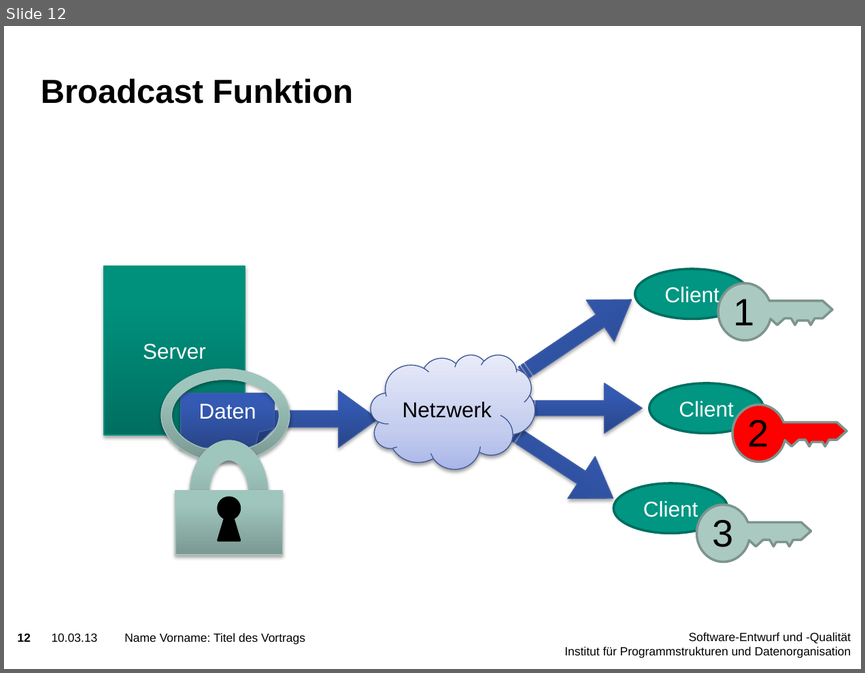
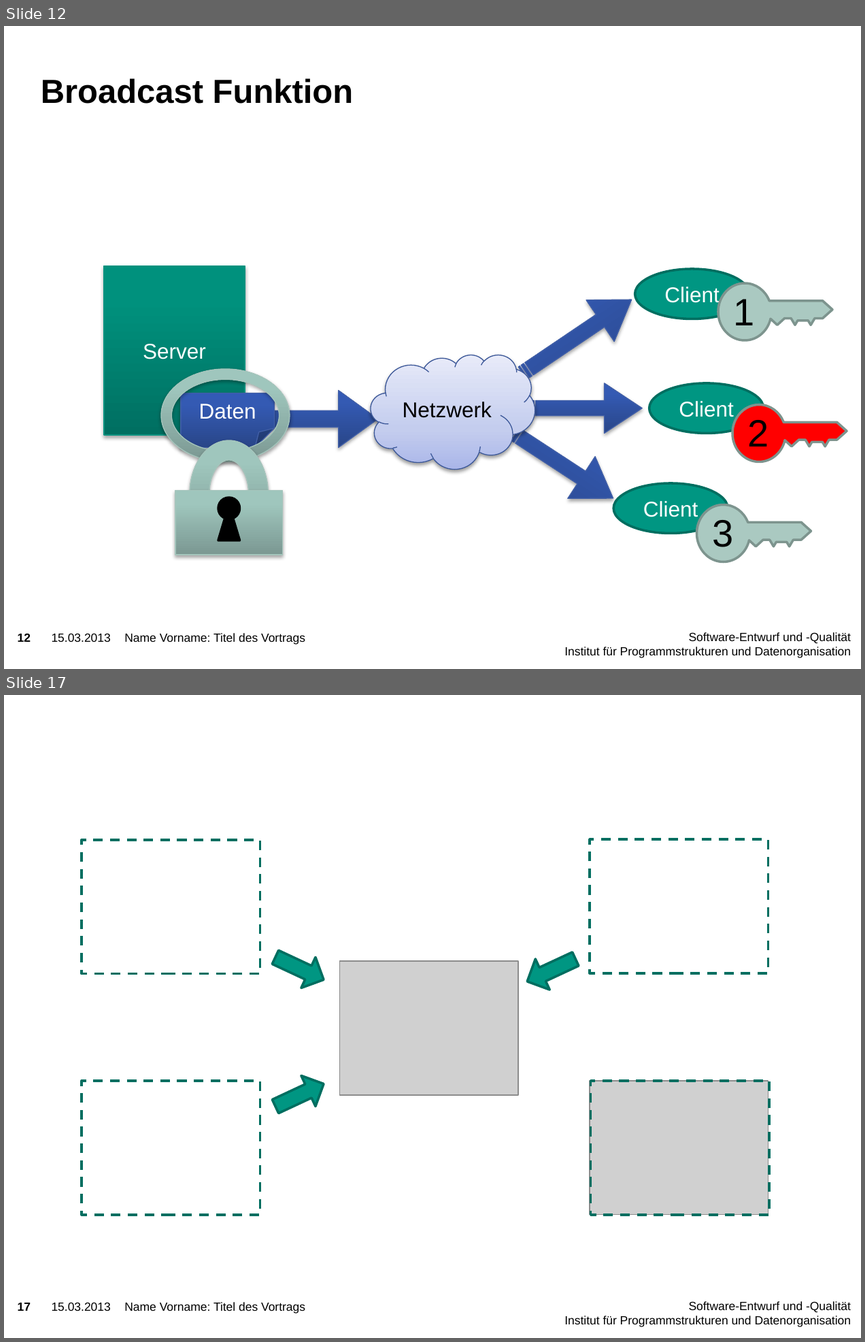
Before and after one commit to niklasb/pse-broadcast-encryption, a slide deck: praesentation/pse-abschluss.pptx. Shown one above the other, each under a label of ours: slide 12 before the commit, slides 12 and 17 after it; the slides between them are not shown. The pictures are 865x673 and 865x1342 pixels, drawn with LibreOffice and Linux fonts; fonts in the diff are those of the drawing; grey boxes stand for pictures; background and template pictures are left out. Boxes give left, top, right and bottom in pixels: in the first picture for what was removed or moved away, otherwise in the second. Text is boxed around its words. In the diff, an @@ line names an element or a change of style, - is before the commit and + after.

```diff
--- a/praesentation/pse-abschluss.pptx
+++ b/praesentation/pse-abschluss.pptx
@@ slide 17 added at [4, 695, 861, 1338], background picture (left out); not listed: 3 template elements that a slide beside it also shows @@
@@ rectangle added at [82, 840, 260, 974], outline #006F60 2 pt dashed @@
@@ rectangle added at [589, 839, 768, 972], outline #006F60 2 pt dashed @@
@@ down arrow added at [269, 942, 331, 995], fill #009682, outline #006F60 2 pt @@
@@ down arrow added at [520, 943, 583, 997], fill #009682, outline #006F60 2 pt @@
@@ picture added at [340, 961, 518, 1094] @@
@@ rectangle added at [82, 1081, 260, 1215], outline #006F60 2 pt dashed @@
@@ down arrow added at [269, 1068, 331, 1122], fill #009682, outline #006F60 2 pt @@
@@ picture added at [589, 1081, 768, 1215] @@
@@ rectangle added at [591, 1081, 769, 1215], outline #006F60 2 pt dashed @@
@@ text added at [124, 1302, 305, 1313], 10 pt, text #000000 @@
+Name Vorname: Titel des Vortrags
@@ slide 12 changed as well @@
@@ text at [52, 633, 111, 641]: text changed @@
-10.03.13
+15.03.2013
```
Also in this commit, not shown: 11 other slides changed, 5 other slides added, 1 other file.
